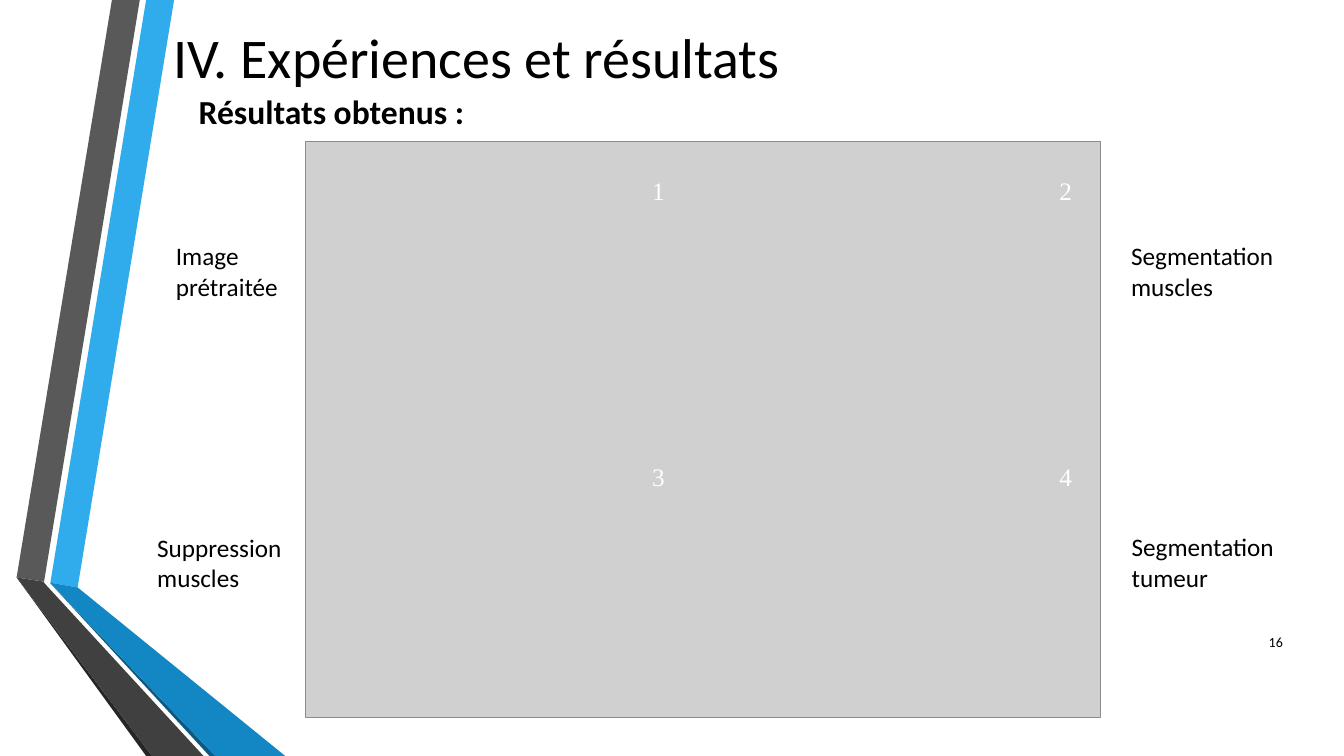
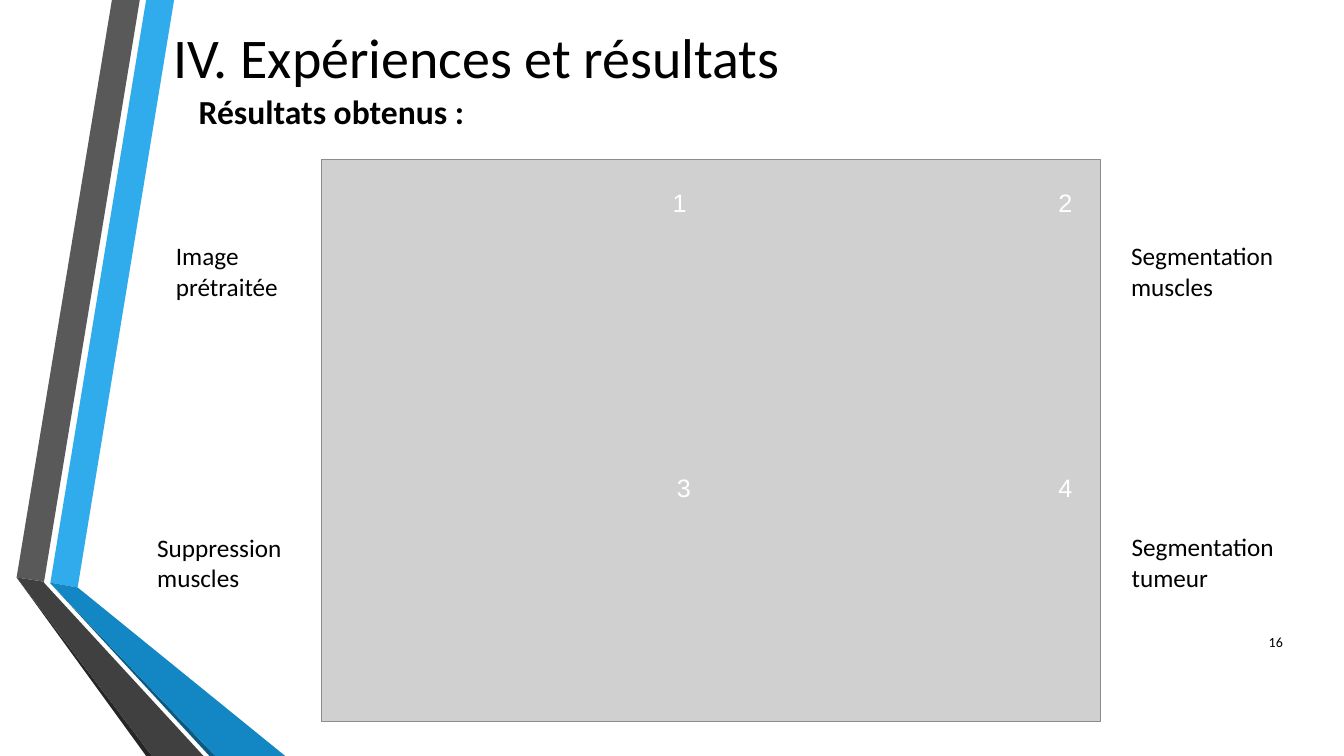
Before and after one commit to byZipo/Dossiers-Stage, a slide deck: slide 16 of Travail_realise/Presentations/PresentationSAIAD_5Juillet.pptx. Drawn at 1344x756 pixels with LibreOffice and Linux fonts; fonts in the diff are those of the drawing; grey boxes stand for pictures; background and template pictures are left out. Boxes give left, top, right and bottom in pixels: in the first picture for what was removed or moved away, otherwise in the second. Text is boxed around its words. In the diff, an @@ line names an element or a change of style, - is before the commit and + after.

```diff
--- a/Travail_realise/Presentations/PresentationSAIAD_5Juillet.pptx
+++ b/Travail_realise/Presentations/PresentationSAIAD_5Juillet.pptx
@@ picture: place and size @@
-picture at <box>306,141,1101,717</box>
+picture at <box>322,159,1101,722</box>
@@ text "1": place and size @@
-text "1" at <box>652,184,665,200</box>
+text "1" at <box>673,195,687,212</box>
@@ text "2": place and size @@
-text "2" at <box>1059,184,1072,200</box>
+text "2" at <box>1058,195,1072,212</box>
@@ font Times New Roman to Arial in 4 elements at <box>1058,480,1072,497</box>, <box>1058,195,1072,212</box>, <box>673,195,687,212</box>, <box>677,480,691,497</box> @@
@@ text "3": place and size @@
-text "3" at <box>652,470,665,486</box>
+text "3" at <box>677,480,691,497</box>
@@ text "4": place and size @@
-text "4" at <box>1059,470,1072,486</box>
+text "4" at <box>1058,480,1072,497</box>
```
Also in this commit, not shown: 1 other slide changed, 1 slide added, 1 other file.
